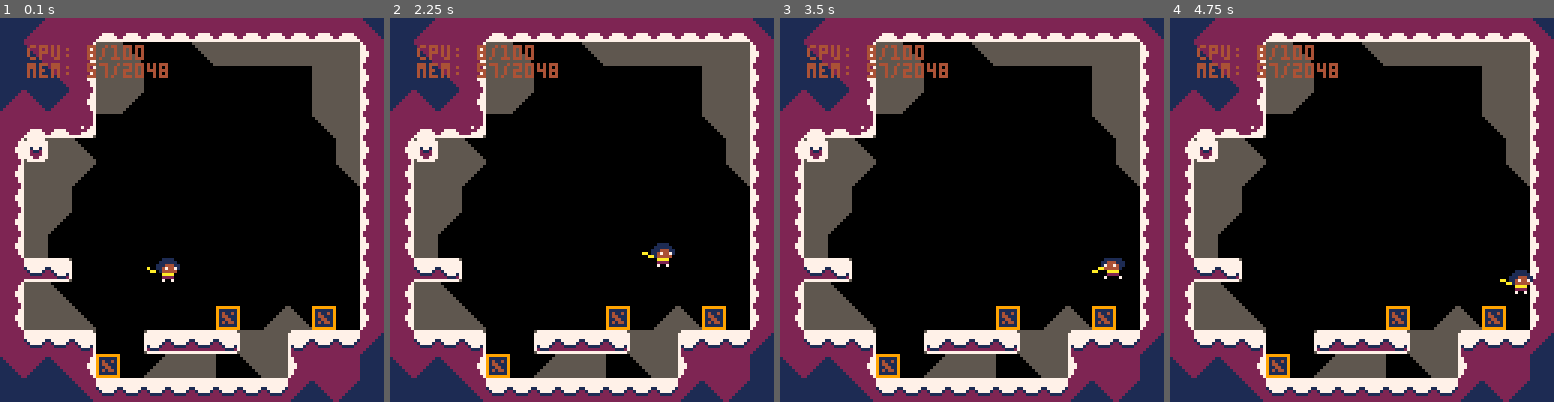
Above: before the commit, frames 1-4 (left to right).
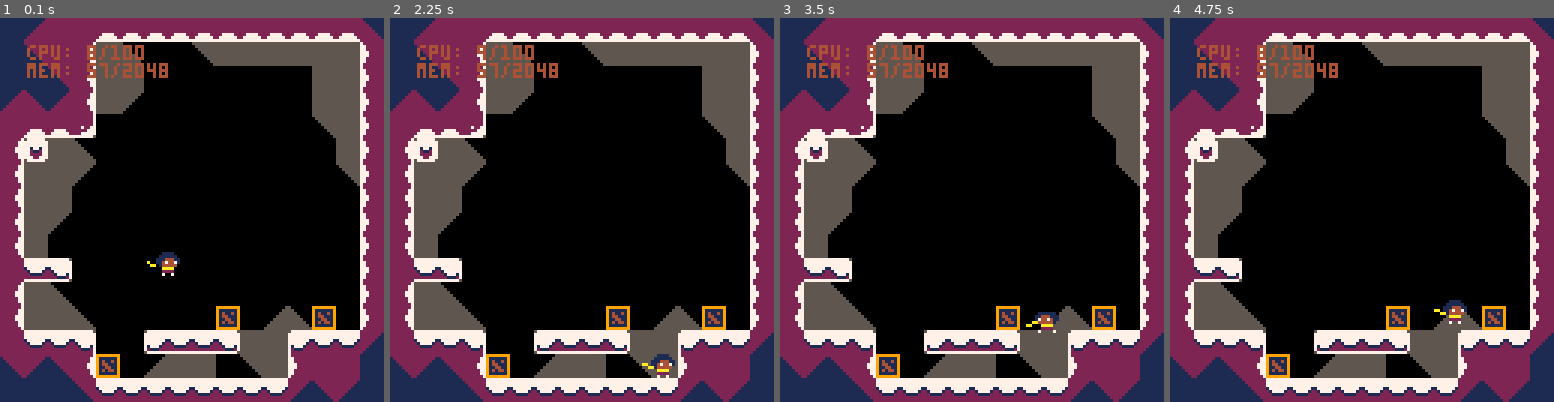
Above: after the commit, the same moments.

Repository: ExOK/Celeste2
Game: PICO-8 cartridge celeste2.p8
Two runs of this game, one before a commit and one after it. Both use one fixed random seed, a clock stepped at 60 frames per second and the inputs below.
Inputs:
- Up to frame 1 (0.1 s): no input
- Up to frame 2 (2.25 s): tap X (X key) at 0.33, 1.07, 1.85 s; tap O (Z key) at 0.7, 1.7, 2.1 s; hold Right 1.6-2.1 s; hold Up from 2.15 s (still down)
- Up to frame 3 (3.5 s): release Up at 2.42 s; hold Right 2.47-3.03 s; tap O (Z key) at 2.5, 2.9, 3.3 s; tap X (X key) at 2.97 s; hold Left from 3.08 s (still down)
- Up to frame 4 (4.75 s): release Left at 3.58 s; hold Down 3.63-3.97 s; tap O (Z key) at 3.7, 4.1, 4.5 s; hold Right 4.02-4.68 s; tap X (X key) at 4.08 s; hold Up from 4.73 s (still down)

The runs differ from the first frame. In frame 1, 0.4% of the frame differs, in the area x 38-47%, y 60-69%; in frame 2, 0.6%, in the area x 22-75%, y 9-94%; in frame 3, 0.5%; in frame 4, 0.6%.

Commit message:
gravity tweak

Diff:
--- a/player.lua
+++ b/player.lua
@@ -41,7 +41,11 @@
 
 		-- gravity
 		if (not on_ground) then
-			self.speed_y = min(self.speed_y + 0.8, 6)
+			if (abs(self.speed_y) < 0.2) then
+				self.speed_y = min(self.speed_y + 0.4, 6)
+			else
+				self.speed_y = min(self.speed_y + 0.8, 6)
+			end
 		end
 
 		-- variable jumping
